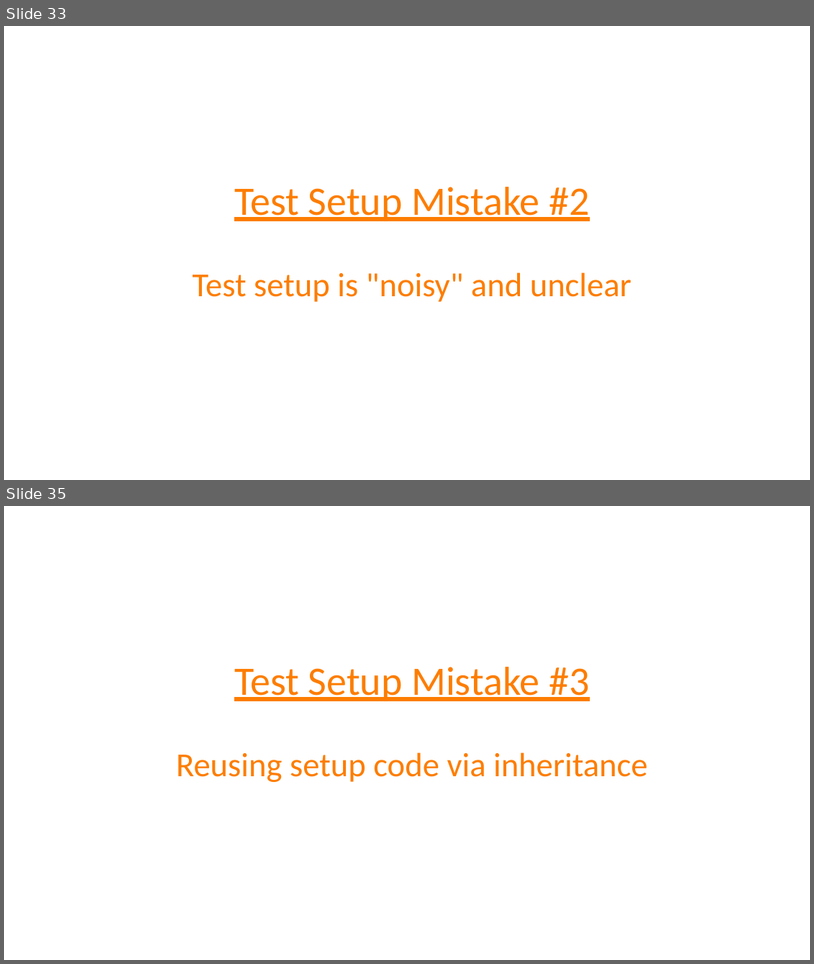
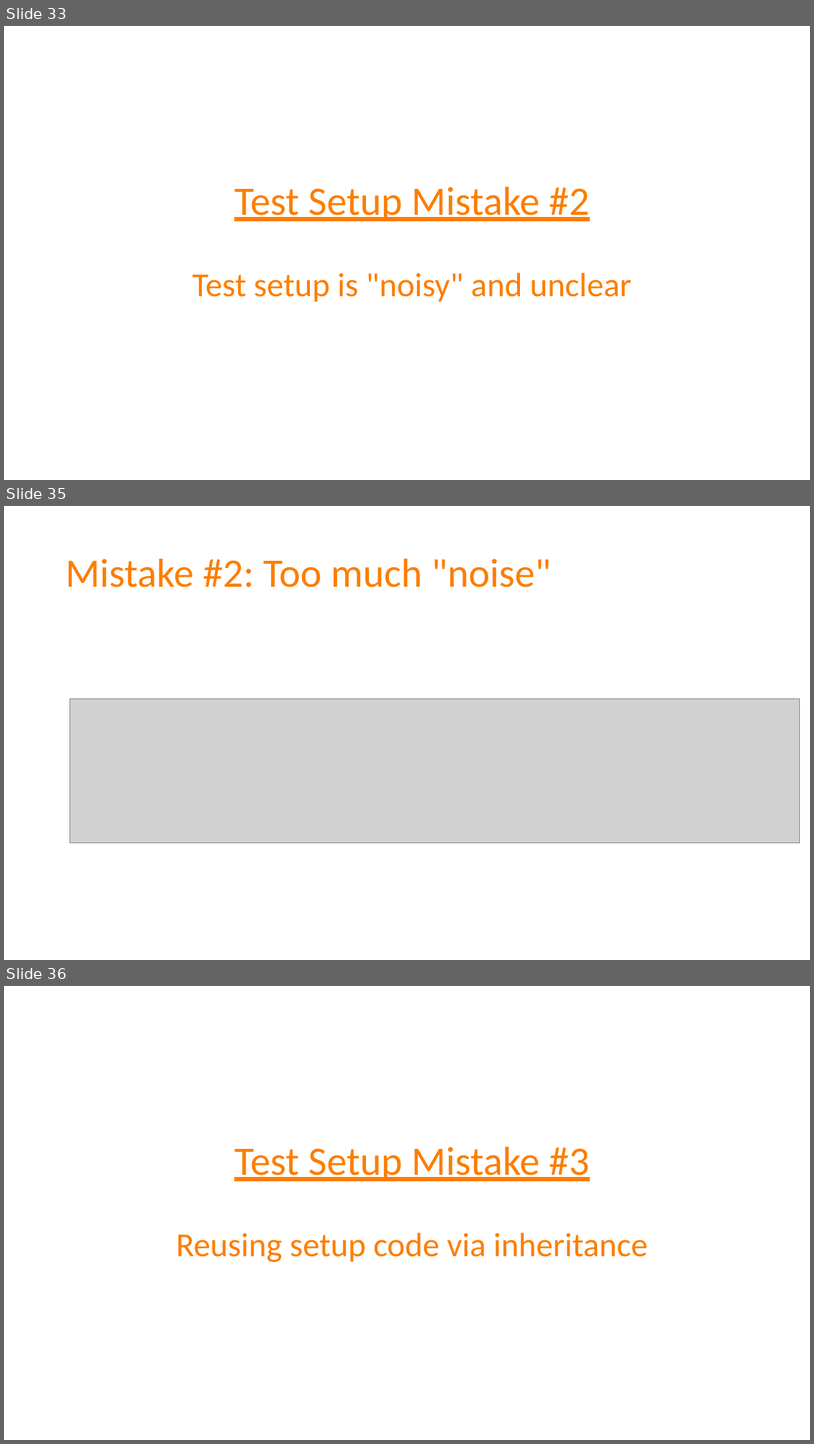
Before and after one commit to spetryjohnson/Talk-Patterns_of_Effective_Test_Setup, a slide deck: POETS - CodeMash 2017.pptx. Shown one above the other, each under a label of ours: slides 33 and 35 before the commit, slides 33, 35 and 36 after it; the slides between them are not shown. The pictures are 814x964 and 814x1444 pixels, drawn with LibreOffice and Linux fonts; fonts in the diff are those of the drawing; grey boxes stand for pictures. Boxes give left, top, right and bottom in pixels: in the first picture for what was removed or moved away, otherwise in the second. Text is boxed around its words. In the diff, an @@ line names an element or a change of style, - is before the commit and + after.

```diff
--- a/POETS - CodeMash 2017.pptx
+++ b/POETS - CodeMash 2017.pptx
@@ slide 35 added at <box>4,506,810,960</box>, background #FFFFFF @@
@@ title added at <box>65,559,551,587</box>, 48 pt, text #FD7D00 @@
+Mistake #2: Too much "noise"
@@ picture added at <box>70,698,800,843</box> @@
@@ what was slide 35 is now slide 36 @@
```
Also in this commit, not shown: 10 slides changed, 3 other slides added, 9 other files.
